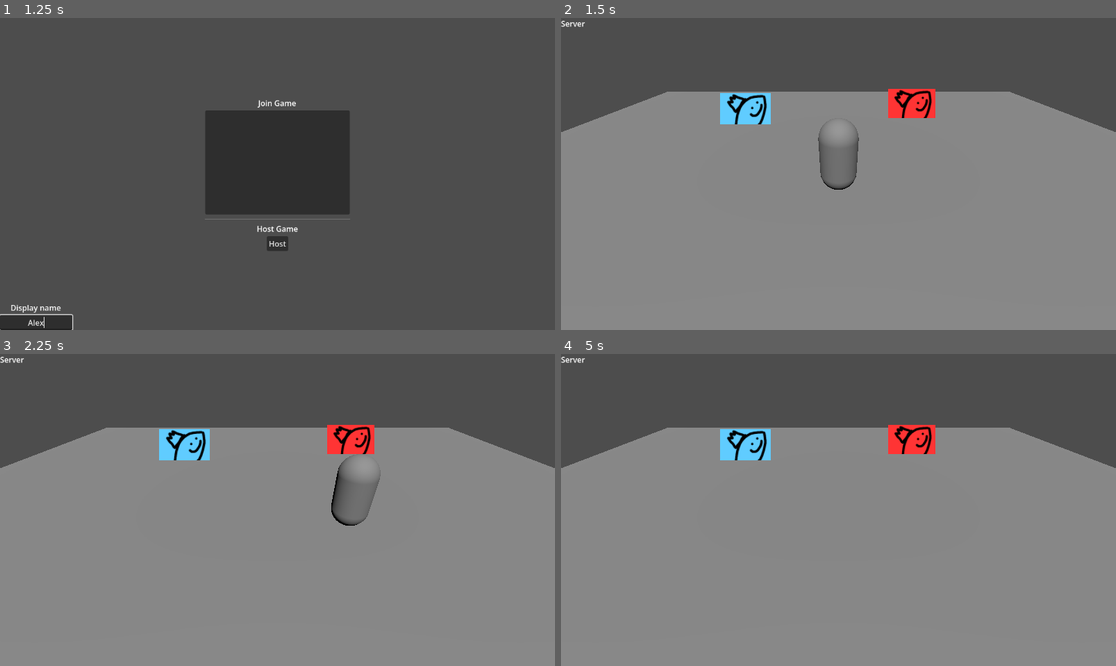
Above: before the commit, frames 1-4 (two rows, left to right).
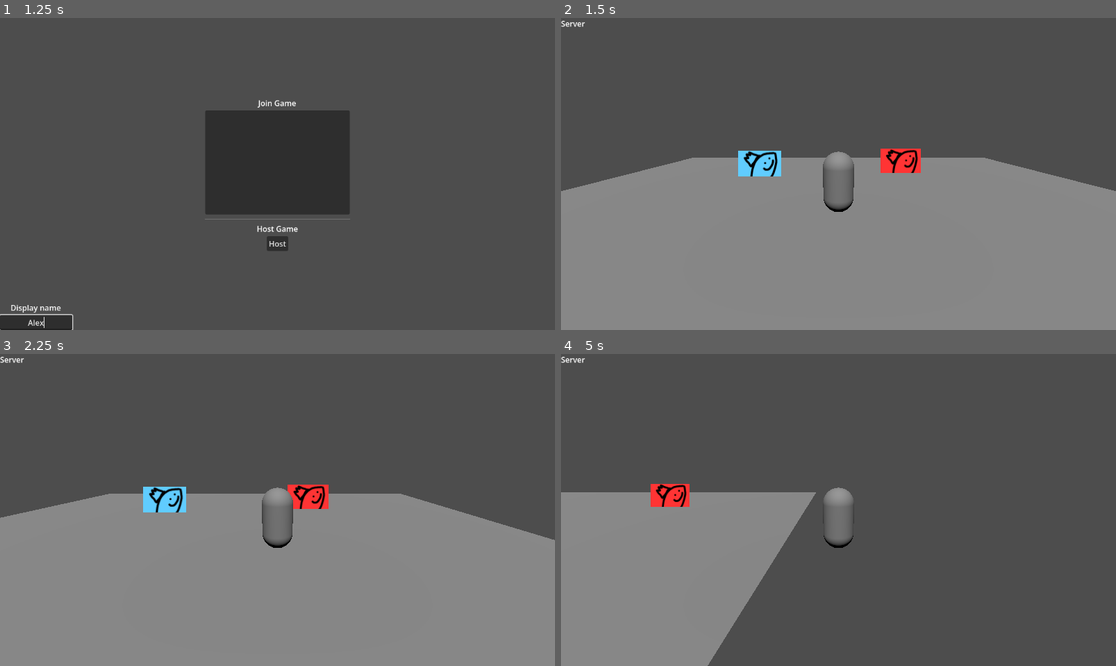
Above: after the commit, the same moments.

Repository: gmuGADIG/King-Fisher
Game: Godot game, scene res://ui/lobby_browser/lobby_browser.tscn
Two runs of this game, one before a commit and one after it. Both use one fixed random seed, a clock stepped at 60 frames per second and the inputs below.
Inputs (mouse positions are in pixels of both pictures, inside the frame that each line leads up to):
- Up to frame 1 (1.25 s): click (38, 323) at 0.52 s; type "Alex" at 0.6 s
- Up to frame 2 (1.5 s): click "Host" at 1.25 s
- Up to frame 3 (2.25 s): tap Enter at 2 s; move the mouse to (399, 494) at 2.02 s; hold D (move_right) from 2.03 s (still down); hold \ (print_players) from 2.03 s (still down)
- Up to frame 4 (5 s): move the mouse to (727, 525) at 2.77 s; release D (move_right) at 2.78 s; release \ (print_players) at 2.78 s; hold S (move_down) 2.78-3.53 s; right-click (727, 525) at 2.85 s; move the mouse to (894, 441) at 3.52 s; hold D (move_right) 3.53-4.28 s; hold \ (print_players) 3.53-4.28 s; move the mouse to (810, 572) at 4.27 s; hold W (move_up) from 4.28 s (still down); right-click (810, 572) at 4.35 s

Frame 1 is identical in both runs. In frame 2, 22% of the frame differs, in the area x 0-100%, y 22-63%; in frame 3, 23%; in frame 4, 54%, in the area x 0-100%, y 22-100%.

Commit message:
3rd person camera WIP

Diff:
--- a/player/player.gd
+++ b/player/player.gd
@@ -5,7 +5,6 @@
 var held_item: Item
 
 var last_pos : Vector3 = Vector3.ZERO
-
 
 func _process(_delta: float) -> void:
 	if not is_multiplayer_authority():
@@ -21,6 +20,12 @@
 @rpc("reliable","authority","call_local")
 func set_authority(id : int):
 	set_multiplayer_authority(id)
+	update_camera()
+
+@rpc("reliable","authority","call_remote")
+func update_camera() -> void:
+	var is_correct_camera = get_multiplayer_authority() == multiplayer.get_unique_id()
+	$CameraMount/Camera3D.current = is_correct_camera
 
 func _input(event: InputEvent) -> void:
 	if not is_multiplayer_authority(): return
--- a/player/player.tscn
+++ b/player/player.tscn
@@ -26,3 +26,8 @@
 
 [node name="MultiplayerSynchronizer" type="MultiplayerSynchronizer" parent="." unique_id=1979522579]
 replication_config = SubResource("SceneReplicationConfig_onrkg")
+
+[node name="CameraMount" type="Node3D" parent="." unique_id=1278792868]
+transform = Transform3D(1, 0, 0, 0, 0.96732086, 0.25355536, 0, -0.25355536, 0.96732086, 0, 2.945792, 6.341495)
+
+[node name="Camera3D" type="Camera3D" parent="CameraMount" unique_id=1888578000]
--- a/world/world_base.gd
+++ b/world/world_base.gd
@@ -24,4 +24,5 @@
 	var new_player: Player = player.instantiate()
 	$Players.add_child(new_player,true)
 	new_player.set_authority.rpc(id)
+	#new_player.update_camera.rpc_id(id)
 	new_player.position = pos
--- a/world/world_base.tscn
+++ b/world/world_base.tscn
@@ -6,9 +6,6 @@
 [node name="WorldBase" type="Node3D" unique_id=1821617715]
 script = ExtResource("1_p433e")
 player = ExtResource("2_bl271")
-
-[node name="Camera3D" type="Camera3D" parent="." unique_id=219250379]
-transform = Transform3D(1, 0, 0, 0, 0.8096833, 0.58686715, 0, -0.58686715, 0.8096833, 0, 3.7539306, 4.5953226)
 
 [node name="CanvasLayer" type="CanvasLayer" parent="." unique_id=729566259]
 
